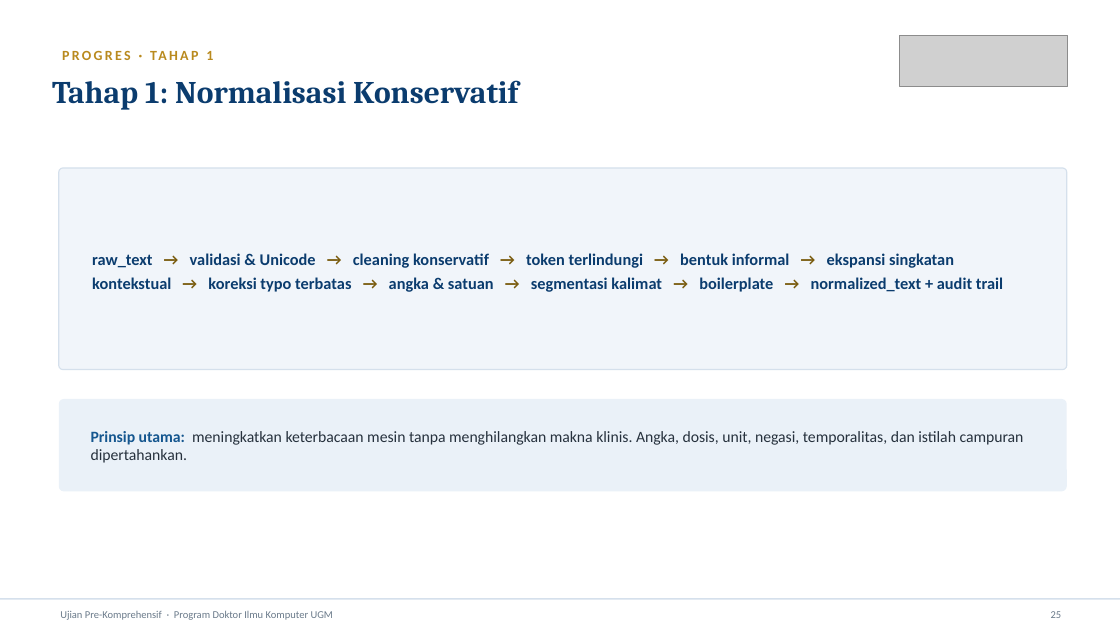
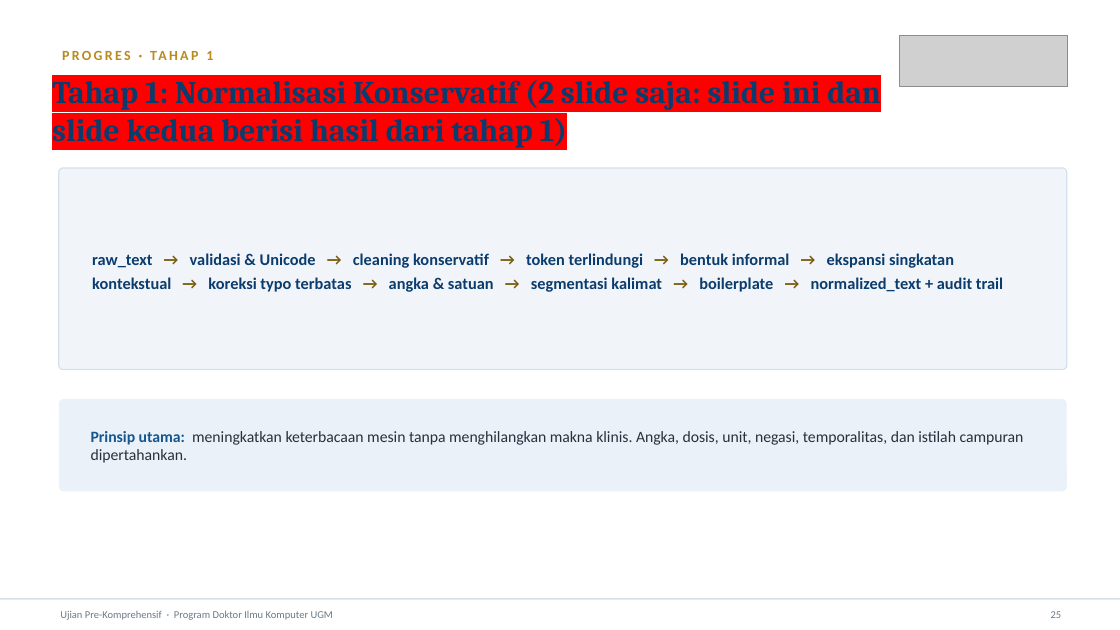
Before and after one commit to InizioBit/cde_mapper, a slide deck: slide 29 of Riset/PRESENTASI_UJIAN_PRE_KOMPREHENSIF_anie.pptx (slide 31 before the commit). Drawn at 1120x630 pixels with LibreOffice and Linux fonts; fonts in the diff are those of the drawing; grey boxes stand for pictures. Boxes give left, top, right and bottom in pixels: in the first picture for what was removed or moved away, otherwise in the second. Text is boxed around its words. In the diff, an @@ line names an element or a change of style, - is before the commit and + after.

```diff
--- a/Riset/PRESENTASI_UJIAN_PRE_KOMPREHENSIF_anie.pptx
+++ b/Riset/PRESENTASI_UJIAN_PRE_KOMPREHENSIF_anie.pptx
@@ title at [52, 51, 881, 148]: text changed @@
-Tahap 1: Normalisasi Konservatif
+Tahap 1: Normalisasi Konservatif (2 slide saja: slide ini dan slide kedua berisi hasil dari tahap 1)
```
Also in this commit, not shown: 15 other slides changed, 2 slides added, 8 slides removed, 2 other files.
